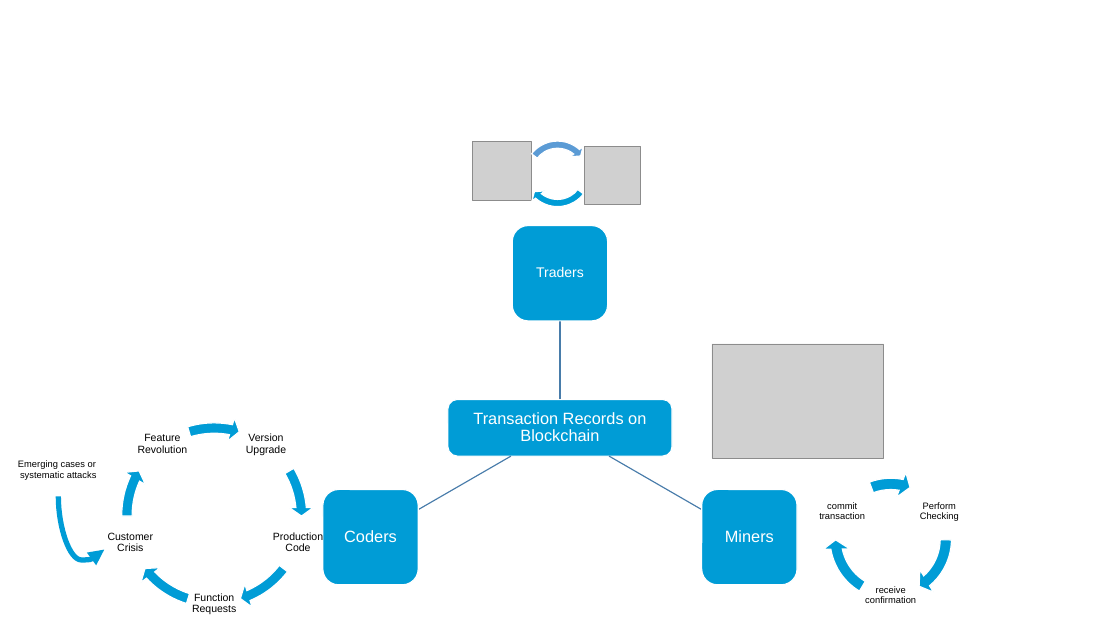
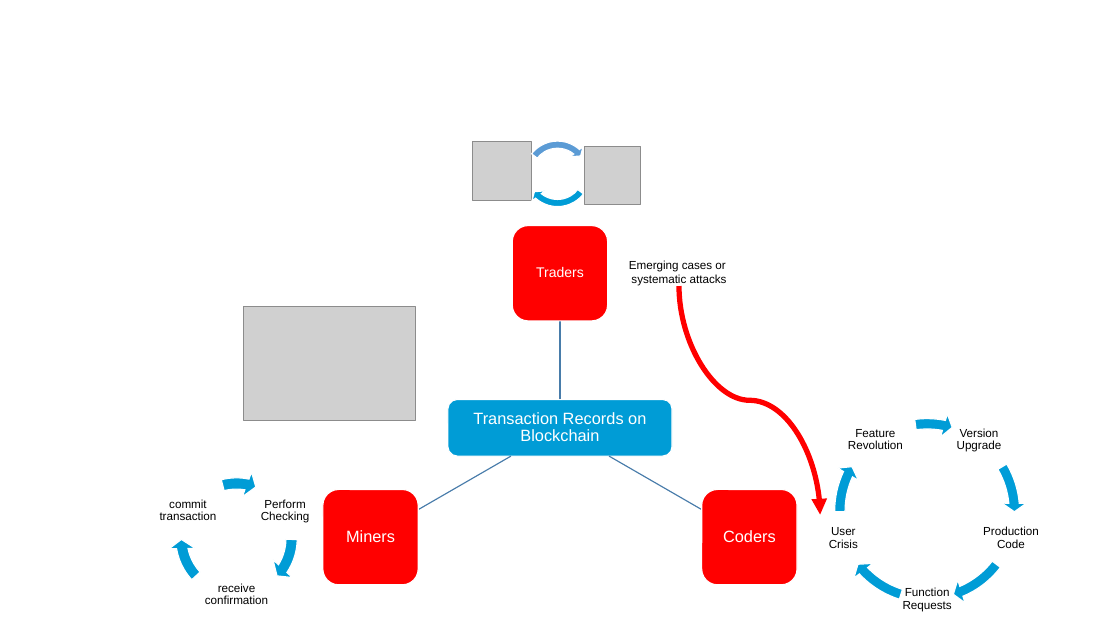
Before and after one commit to benkoo/UniversalTemplate, a slide deck: slide 1 of docs/TripartiteDiagram.pptx. Drawn at 1120x630 pixels with LibreOffice and Linux fonts; fonts in the diff are those of the drawing; grey boxes stand for pictures. Boxes give left, top, right and bottom in pixels: in the first picture for what was removed or moved away, otherwise in the second. Text is boxed around its words. In the diff, an @@ line names an element or a change of style, - is before the commit and + after.

```diff
--- a/docs/TripartiteDiagram.pptx
+++ b/docs/TripartiteDiagram.pptx
@@ text "Emerging cases or": place and size @@
-text "Emerging cases or" at (18,460,97,480)
+text "Emerging cases or" at (629,260,727,286)
@@ curved arrow moved from (58, 497) - (104, 549) to (679, 287) - (820, 515) @@
@@ curved arrow (679, 287) - (820, 515): stroke #009CD6 4.5 pt to #FF0000 4.5 pt @@
@@ picture: place and size @@
-picture at (712,344,884,459)
+picture at (244,307,415,421)
@@ 2 texts, 2 circular arrows: place and size @@
-2 texts, 2 circular arrows at (115,416,313,614)
+2 texts, 2 circular arrows at (828,412,1027,612)
@@ proportions changed in 7 elements at (168,471,305,607), (168,471,305,607), (168,471,305,607), (828,412,1027,610), (828,412,1027,610), (828,412,1027,610), (828,412,1027,610) @@
@@ circular arrow: place and size @@
-circular arrow at (823,471,960,607)
+circular arrow at (828,412,1027,610)
@@ circular arrow: place and size @@
-circular arrow at (823,471,960,607)
+circular arrow at (828,412,1027,610)
@@ circular arrow: place and size @@
-circular arrow at (823,471,960,607)
+circular arrow at (828,412,1027,610)
@@ size 9 to 10 pt in 4 elements at (957,428,1002,452), (983,526,1039,548), (903,587,952,612), (848,429,903,449) @@
@@ text "Feature Revolution": place and size @@
-text "Feature Revolution" at (138,433,188,453)
+text "Feature Revolution" at (848,429,903,449)
@@ circular arrow: place and size @@
-circular arrow at (115,416,313,614)
+circular arrow at (168,471,305,607)
@@ circular arrow: place and size @@
-circular arrow at (115,416,313,614)
+circular arrow at (168,471,305,607)
@@ circular arrow: place and size @@
-circular arrow at (115,416,313,614)
+circular arrow at (168,471,305,607)
@@ size 8 to 10 pt in 4 elements at (629,260,727,286), (261,499,309,523), (205,583,268,604), (160,499,217,520) @@
@@ text "commit transaction": place and size @@
-text "commit transaction" at (819,502,865,519)
+text "commit transaction" at (160,499,217,520)
@@ text "Perform Checking": place and size @@
-text "Perform Checking" at (920,502,959,521)
+text "Perform Checking" at (261,499,309,523)
@@ fill #009CD6 to #FF0000 in 3 elements at (513,226,608,322), (702,490,797,586), (323,490,418,586) @@
@@ text "Miners": place and size @@
-text "Miners" at (725,530,774,542)
+text "Miners" at (346,530,395,542)
@@ text "Coders": place and size @@
-text "Coders" at (344,530,397,542)
+text "Coders" at (723,530,776,542)
@@ text removed at (108,532,154,551) @@
-Customer Crisis
@@ text added at (829,527,858,548), 10 pt, text #000000 @@
+User Crisis
@@ text "Production Code": place and size @@
-text "Production Code" at (273,532,323,551)
+text "Production Code" at (983,526,1039,548)
@@ text "receive confirmation": place and size @@
-text "receive confirmation" at (865,586,916,603)
+text "receive confirmation" at (205,583,268,604)
```
Also in this commit, not shown: 1 other slide changed, 1 slide added, 2 other files.
